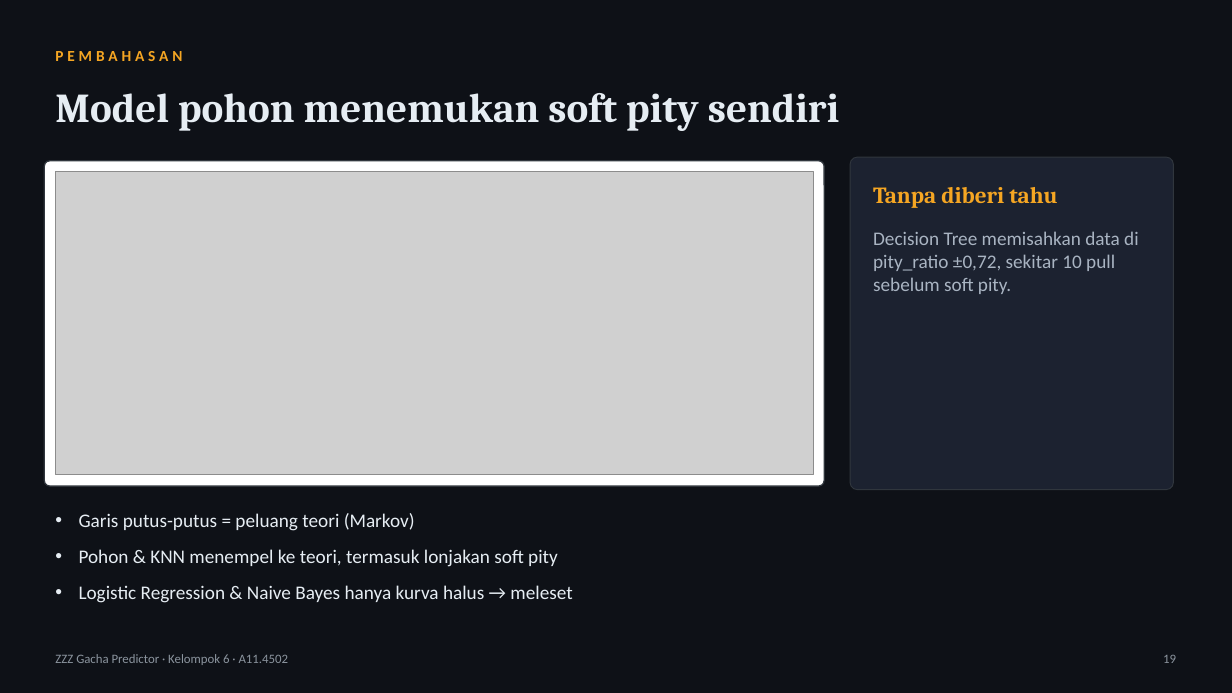
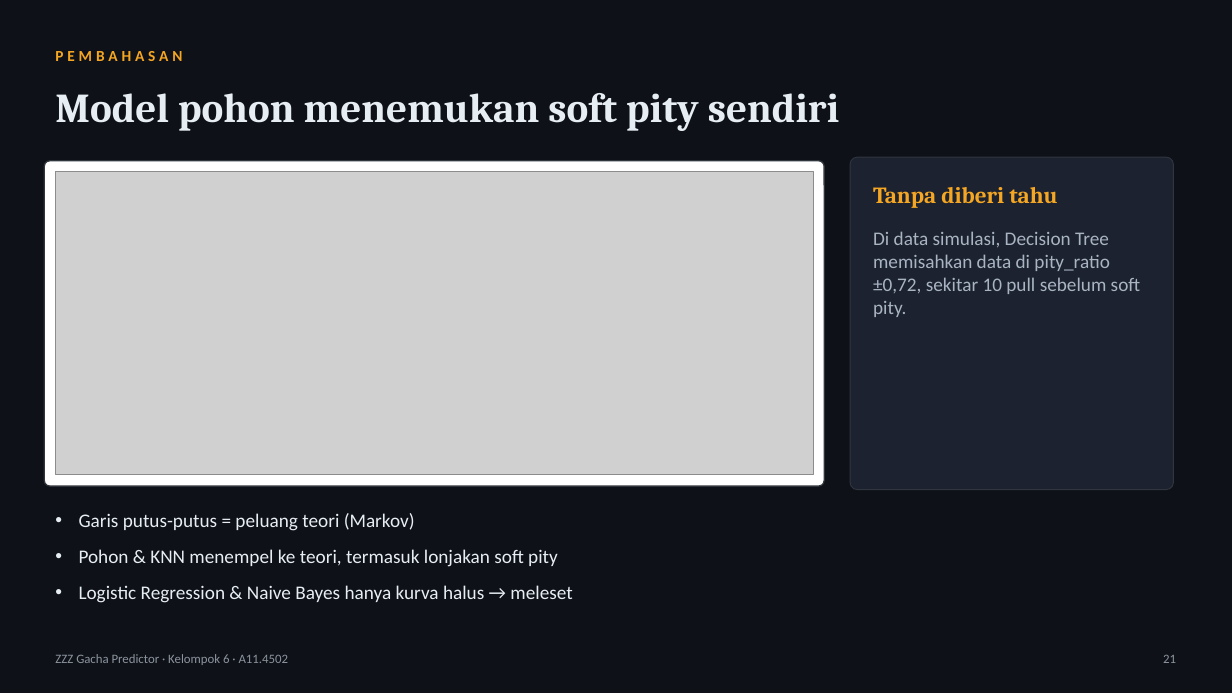
Before and after one commit to tehgeii/project-data-mining, a slide deck: slide 21 of docs/tugas/UAS_Slide_Kelompok6_A11.4502.pptx (slide 19 before the commit). Drawn at 1232x693 pixels with LibreOffice and Linux fonts; fonts in the diff are those of the drawing; grey boxes stand for pictures. Boxes give left, top, right and bottom in pixels: in the first picture for what was removed or moved away, otherwise in the second. Text is boxed around its words. In the diff, an @@ line names an element or a change of style, - is before the commit and + after.

Commit message:
Tambah alasan memakai data mining dan analisis pola soft pity
Menjawab pertanyaan "kenapa perlu machine learning kalau ada rumus":
soft pity tidak diumumkan resmi, jadi polanya harus digali dari data.

- Analisis baru dari data asli: laju S Agent hampir nol sampai pull
  ke-73 lalu melonjak mulai pull ke-74 (sesuai model Markov), W-Engine
  sekitar pull ke-65. Decision Tree yang dilatih hanya dengan data asli
  memisah di pity_ratio 0,735 (pity ±66 Agent) tanpa diberi tahu.
  Grafik dan tabelnya dibuat oleh figs.py.
- Proposal & laporan: subbab 1.2 Alasan Menggunakan Penambangan Data,
  rumusan dan tujuan soal soft pity, subbab 4.6 Pola Soft Pity, 5.2
  Keterbatasan, Brier Score di Tabel 2.2, sumber HoYoverse, alasan
  tanpa SMOTE, penjelasan akurasi data asli lebih tinggi, dan klaim
  "eksak", "batas teori", serta "terbaik" diperjelas (model teratas setara).
- Slide UTS (18) dan UAS (24): slide "Kenapa perlu data mining" dan
  "Soft pity terlihat di data asli", rumusan/tujuan 5 butir, catatan
  pembicara diperbaiki.
- LAPORAN.md, README, halaman Beranda, dan panduan pengumpulan
  (tanya-jawab jebakan, tabel durasi video) ikut diperbarui.

```diff
--- a/docs/tugas/UAS_Slide_Kelompok6_A11.4502.pptx
+++ b/docs/tugas/UAS_Slide_Kelompok6_A11.4502.pptx
@@ text at (873, 231, 1141, 317): text changed @@
-Decision Tree memisahkan data di pity_ratio ±0,72, sekitar 10 pull sebelum soft pity.
+Di data simulasi, Decision Tree memisahkan data di pity_ratio ±0,72, sekitar 10 pull sebelum soft pity.
@@ text at (1163, 655, 1176, 663): text changed @@
-19
+21
```
Also in this commit, not shown: 17 other slides changed, 2 slides added, 11 other files.
